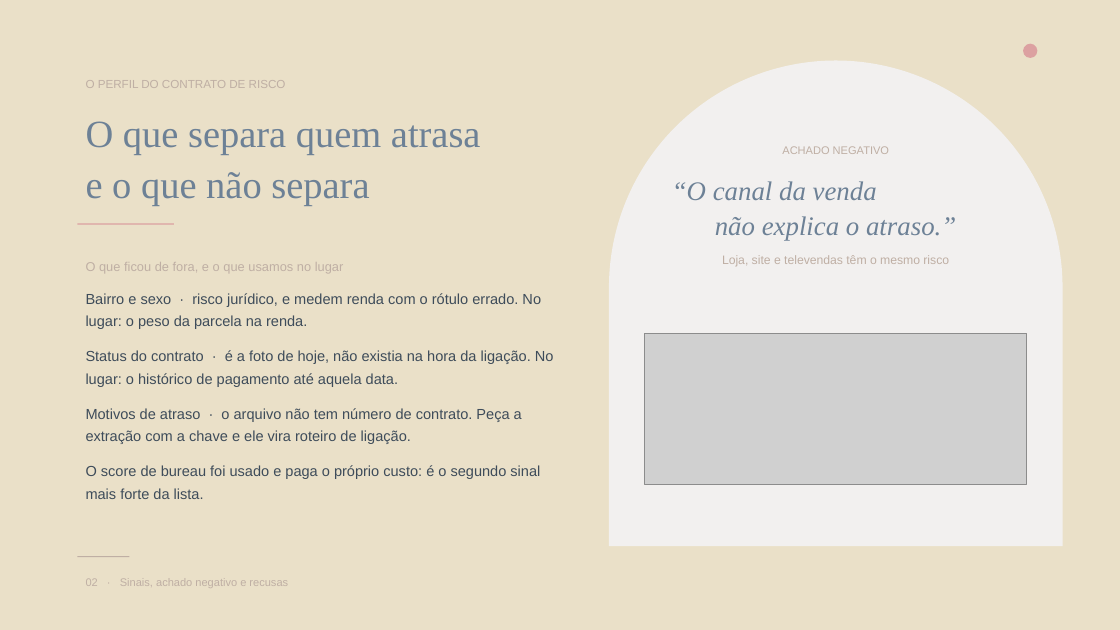
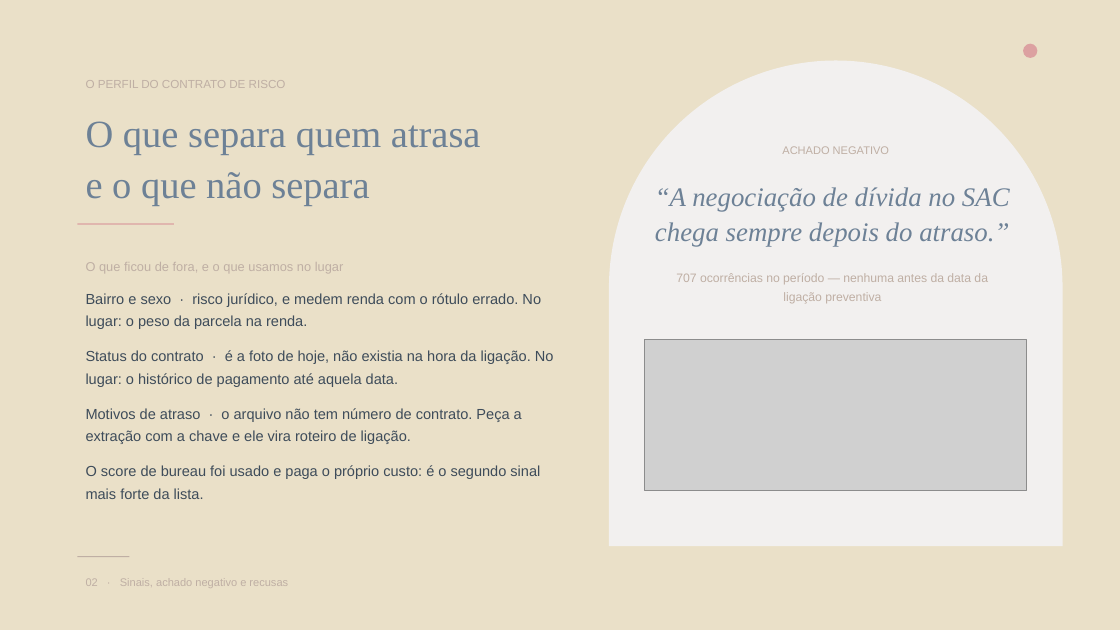
Before and after one commit to AbregoAllana/BemLar-Solution, a slide deck: slide 2 of presentation/apresentacao.pptx. Drawn at 1120x630 pixels with LibreOffice and Linux fonts; fonts in the diff are those of the drawing; grey boxes stand for pictures. Boxes give left, top, right and bottom in pixels: in the first picture for what was removed or moved away, otherwise in the second. Text is boxed around its words. In the diff, an @@ line names an element or a change of style, - is before the commit and + after.

Commit message:
fix: Fix wrong data on slides

```diff
--- a/presentation/apresentacao.pptx
+++ b/presentation/apresentacao.pptx
@@ text at [655, 187, 1010, 247]: text changed @@
-“O canal da venda
-não explica o atraso.”
+“A negociação de dívida no SAC chega sempre depois do atraso.”
@@ text at [676, 273, 988, 304]: text changed @@
-Loja, site e televendas têm o mesmo risco
+707 ocorrências no período — nenhuma antes da data da ligação preventiva
@@ picture: place and size @@
-picture at [644, 334, 1027, 485]
+picture at [644, 339, 1027, 491]
```
Also in this commit, not shown: 2 other slides changed.
